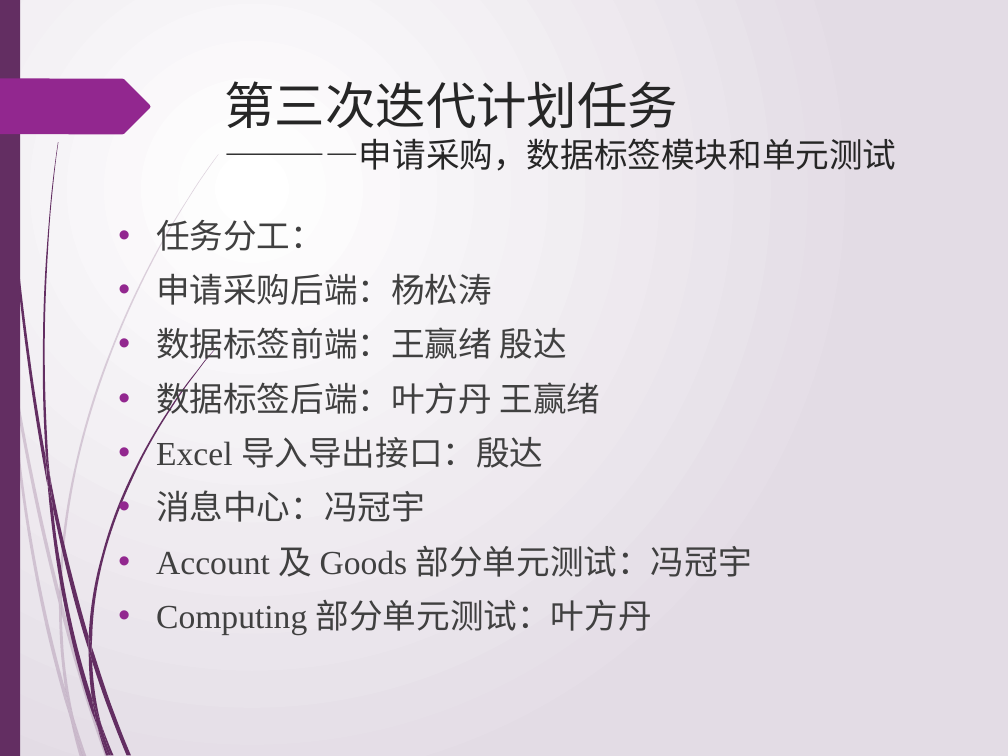
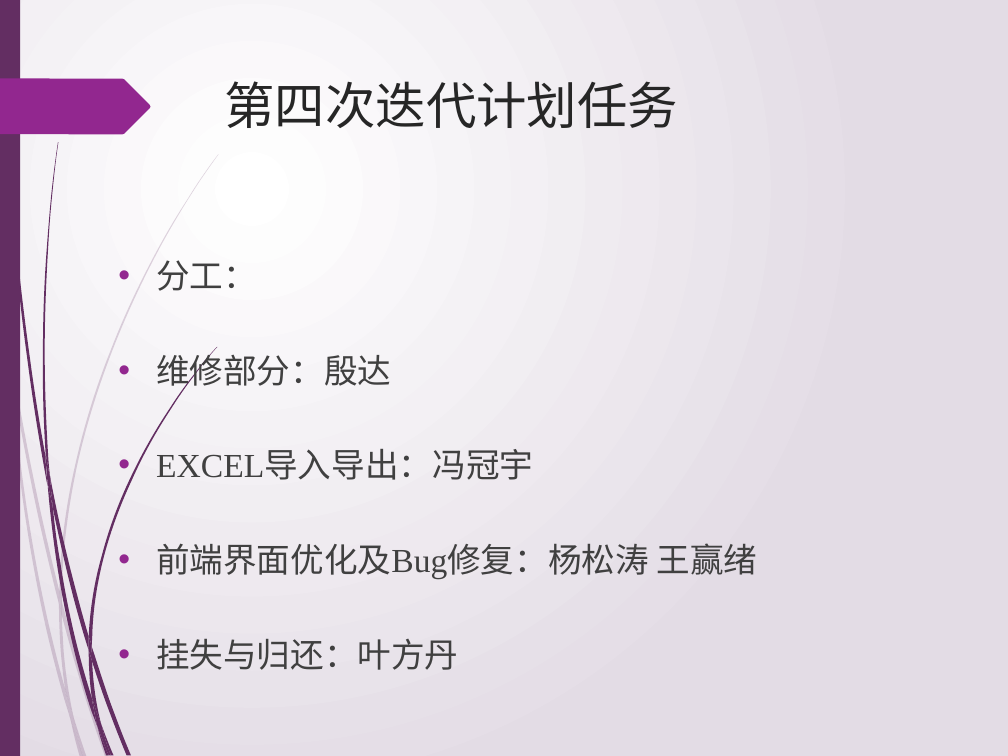
Before and after one commit to jiguanglizipao/LSMS, a slide deck: slide 2 of ppt_of_sprint/sprint3.pptx. Drawn at 1008x756 pixels with LibreOffice and Linux fonts; fonts in the diff are those of the drawing. Boxes give left, top, right and bottom in pixels: in the first picture for what was removed or moved away, otherwise in the second. Text is boxed around its words. In the diff, an @@ line names an element or a change of style, - is before the commit and + after.

```diff
--- a/ppt_of_sprint/sprint3.pptx
+++ b/ppt_of_sprint/sprint3.pptx
@@ title at [224,81,678,128]: text changed; size 24 to 36 pt @@
-第三次迭代计划任务
-————申请采购，数据标签模块和单元测试
+第四次迭代计划任务
@@ text at [156,260,757,670]: text changed @@
-• 任务分工：
-• 申请采购后端：杨松涛
-• 数据标签前端：王赢绪 殷达
-• 数据标签后端：叶方丹 王赢绪
-• Excel 导入导出接口：殷达
-• 消息中心：冯冠宇
-• Account 及 Goods 部分单元测试：冯冠宇
-• Computing 部分单元测试：叶方丹
+• 分工：
+• 维修部分：殷达
+• EXCEL导入导出：冯冠宇
+• 前端界面优化及Bug修复：杨松涛 王赢绪
+• 挂失与归还：叶方丹
```
Also in this commit, not shown: 2 other slides changed, 1 slide added, 1 slide removed, 3 other files.
